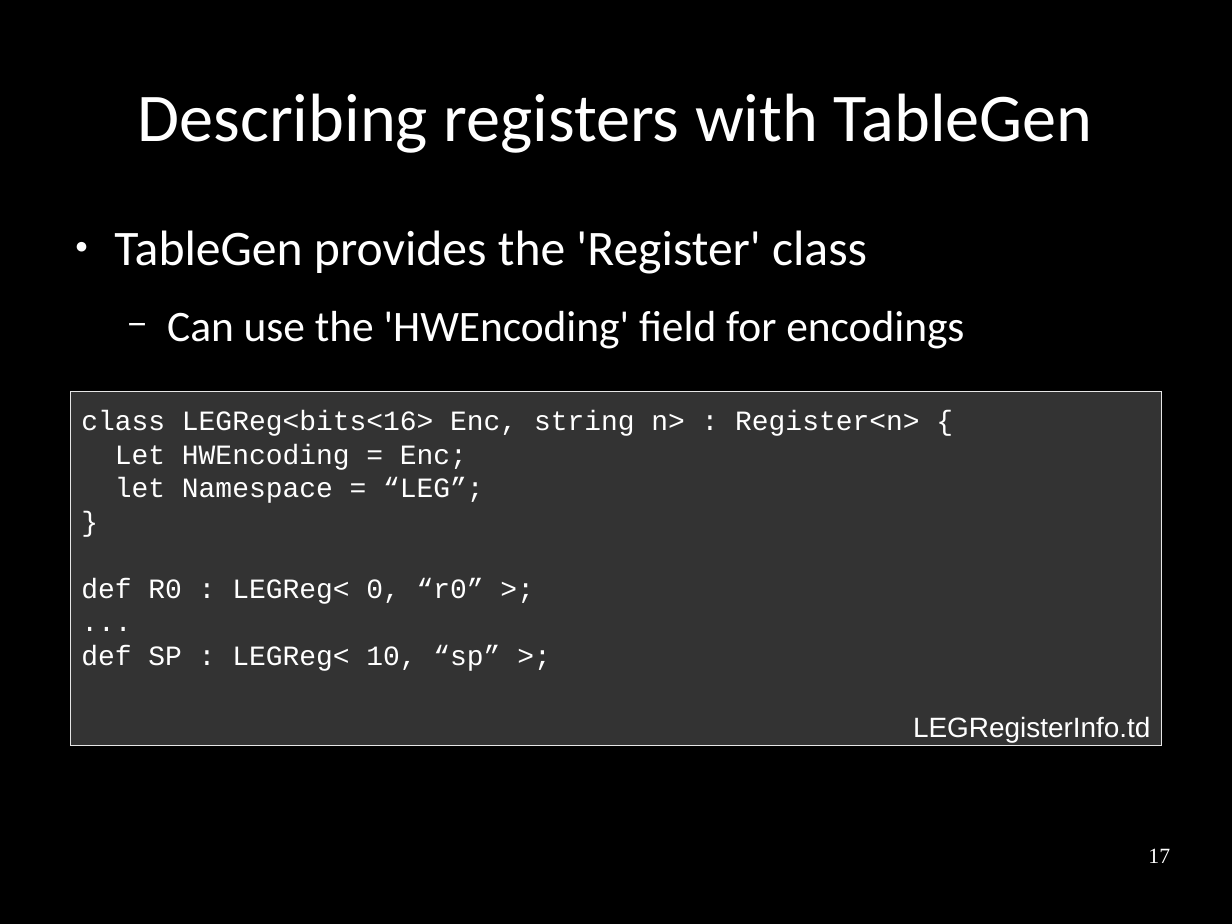
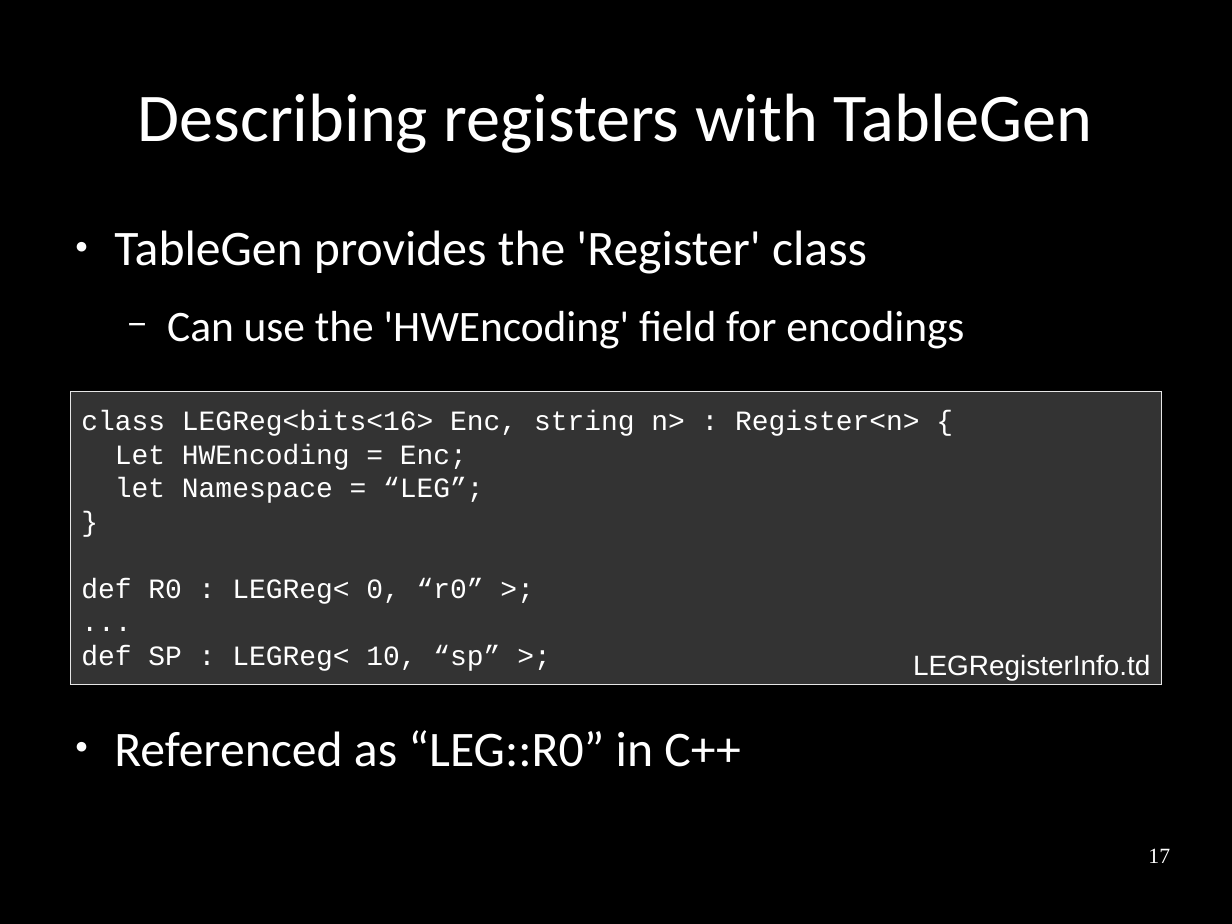
Before and after one commit to frasercrmck/llvm-leg, a slide deck: slide 17 of docs/Codeplay/Slides.odp. Drawn at 1232x924 pixels with LibreOffice and Linux fonts; fonts in the diff are those of the drawing. Boxes give left, top, right and bottom in pixels: in the first picture for what was removed or moved away, otherwise in the second. Text is boxed around its words. In the diff, an @@ line names an element or a change of style, - is before the commit and + after.

```diff
--- a/docs/Codeplay/Slides.odp
+++ b/docs/Codeplay/Slides.odp
@@ rectangle "class LEGReg<bits<16> Enc, string n> ...": place and size @@
-rectangle "class LEGReg<bits<16> Enc, string n> ..." at <box>70,391,1162,746</box>
+rectangle "class LEGReg<bits<16> Enc, string n> ..." at <box>70,391,1162,685</box>
@@ text "LEGRegisterInfo.td": place and size @@
-text "LEGRegisterInfo.td" at <box>913,716,1150,742</box>
+text "LEGRegisterInfo.td" at <box>913,654,1150,681</box>
@@ text at <box>114,730,740,767</box>: paragraph added @@
+● Referenced as “LEG::R0” in C++
```
Also in this commit, not shown: 2 other slides changed.
